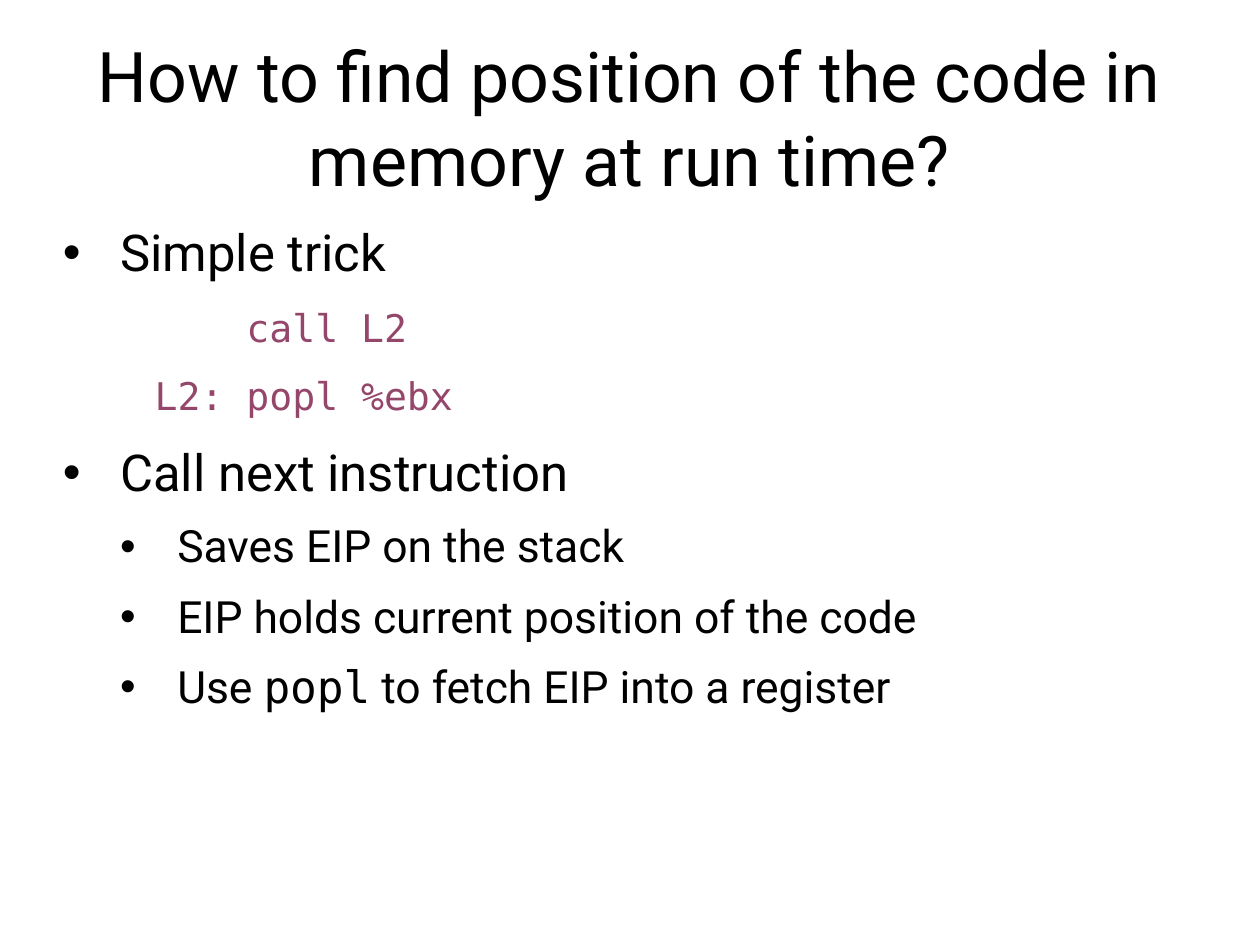
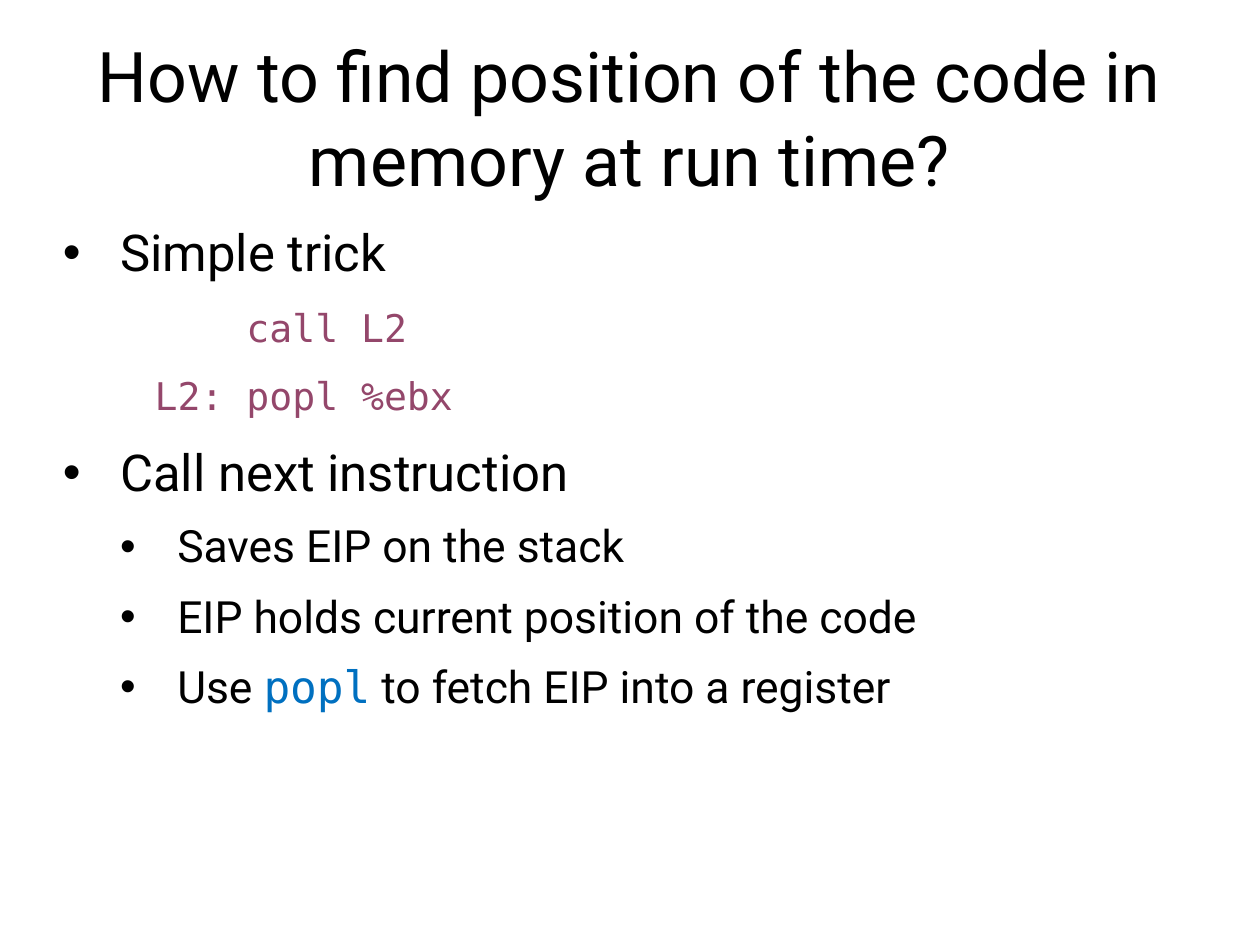
Before and after one commit to navya-d1998/cs5460, a slide deck: slide 109 of static/lectures/lecture05-linking-and-loading/lecture05-linking-and-loading.pptx. Drawn at 1260x945 pixels with LibreOffice and Linux fonts; fonts in the diff are those of the drawing. Boxes give left, top, right and bottom in pixels: in the first picture for what was removed or moved away, otherwise in the second. Text is boxed around its words. In the diff, an @@ line names an element or a change of style, - is before the commit and + after.

```diff
--- a/static/lectures/lecture05-linking-and-loading/lecture05-linking-and-loading.pptx
+++ b/static/lectures/lecture05-linking-and-loading/lecture05-linking-and-loading.pptx
@@ text at (x1=177, y1=669, x2=891, y2=713): text colour #000000 to #0070C0 in "popl" @@
```
Also in this commit, not shown: 35 other slides changed, 3 other files.
